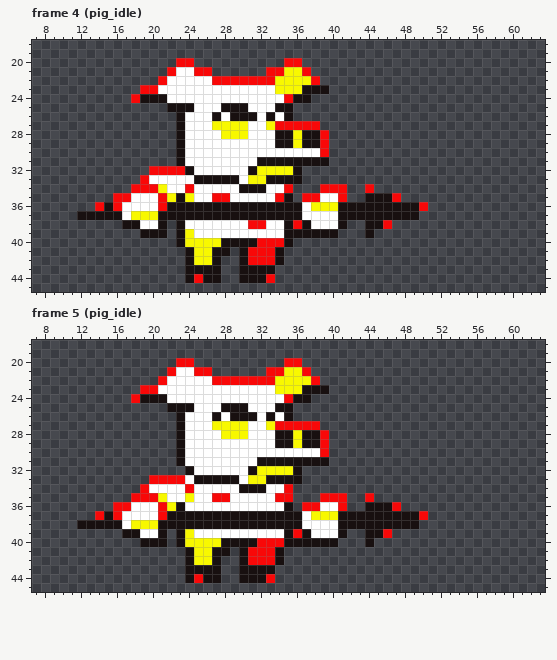
File history of a pixel-art file, assets/sprites/spriteshit_spearpig.aseprite. The first picture shows the starting point.
64x64 pixels, 18 frames. Shown: frame 4 (pig_idle): x 7..63, y 18..45; frame 5 (pig_idle): x 7..63, y 18..45. The commit also changed other frames, which this record leaves out.
After:
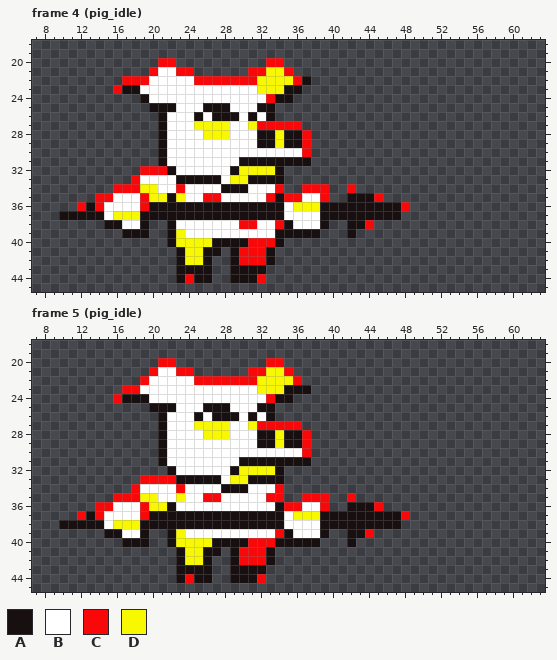
Palette (. is transparent): A #181010  B #ffffff  C #f80808  D #f8f800
The exact change:
Changed rows in their new state; - is an unchanged pixel.
Frame 4 (pig_idle), layers "spear pig/hands", "spear pig/head", "spear pig/torso":
first column x 10:
20 -----------CC..--------CC..--------------
21 ----------CBBCC..----CCDDC..-------------
22 -------CCCBB---CC-----DD--CA.------------
23 ------CAABB-----------DD-AA...-----------
24 --------.-BB-----------CAA..-------------
25 ----------AA-BB-AA-BB-AA..---------------
26 -----------ABB-A--A-B---..---------------
27 -----------ABB-DD--BBDCC---..------------
28 -----------ABB--DD-BB-AAD-AC..-----------
29 -----------ABB--------AAD-AC..-----------
30 -----------ABB-------------C..-----------
31 -----------ABB------AA------..-----------
32 ---------C--ABB----ADD--A..--------------
33 --------CB---AA---BDDAA--..--------------
34 ------CC-DDB-CB---AA-BB-C.-CC-..C-.------
35 ----CCBB-CDDADB-C-B----CACCBBC..AA-C..---
36 --CA-BB--CAA-------------BDD-AA-------C..
37 AA---BDD-AA--------------BB--AA-------..-
38 -----AABBA..AB------C-B-C-BB-A..AAC..----
39 -------AA-..ADB---------A----..-A-.------
40 ------------AD---A---C--A.---------------
41 -------------AD-A-.AC--A.----------------
42 -------------AD-A.-AC--A.----------------
43 -------------A---.-A---.-----------------
44 -------------ACA-.-A--C.-----------------
Frame 5 (pig_idle), layers "spear pig/hands", "spear pig/head", "spear pig/torso":
first column x 10:
20 -----------CC..--------CC..--------------
21 ----------CBBCC..----CCDDC..-------------
22 ---------CBB---CC-----DD--C..------------
23 -------CCBB-----------DD-AA-..-----------
24 ------CAA-BB-----------CAA..-------------
25 ----------AA-BB-AA-BB-AA..---------------
26 -----------ABB-A--A-B---..---------------
27 -----------ABB-DD--BBDCC---..------------
28 -----------ABB--DD-BB-AAD-AC..-----------
29 -----------ABB--------AAD-AC..-----------
30 -----------ABB-------------C..-----------
31 -----------ABB------AA------..-----------
32 ------------ABB----ADD--A..--------------
33 ---------C---AA---BDDAA--..--------------
34 --------CB---CB---AA-BB-C.---------------
35 ------CC-DDB-DB-C-B----C-.-CC-..C-.------
36 ----CCBB-CDDAB----------ACCBBC..AA-C..---
37 --CA-BB--CAA-------------BDD-AA-------C..
38 AA---BDD-AA--------------BB--AA-------..-
39 -----AABBA..ADB---------C-BB-A..AAC..----
40 -------AA-..AD---A---C--A----..-A-.------
41 -------------AD-A-.AC--A.----------------
42 -------------AD-A.-AC--A.----------------
43 -------------A---.-A---.-----------------
44 -------------ACA-.-A--C.-----------------
Pixel boxes of the changes (left, top, right, bottom) in both pictures:
changed: (59, 58, 428, 283)
changed: (59, 358, 428, 583)
